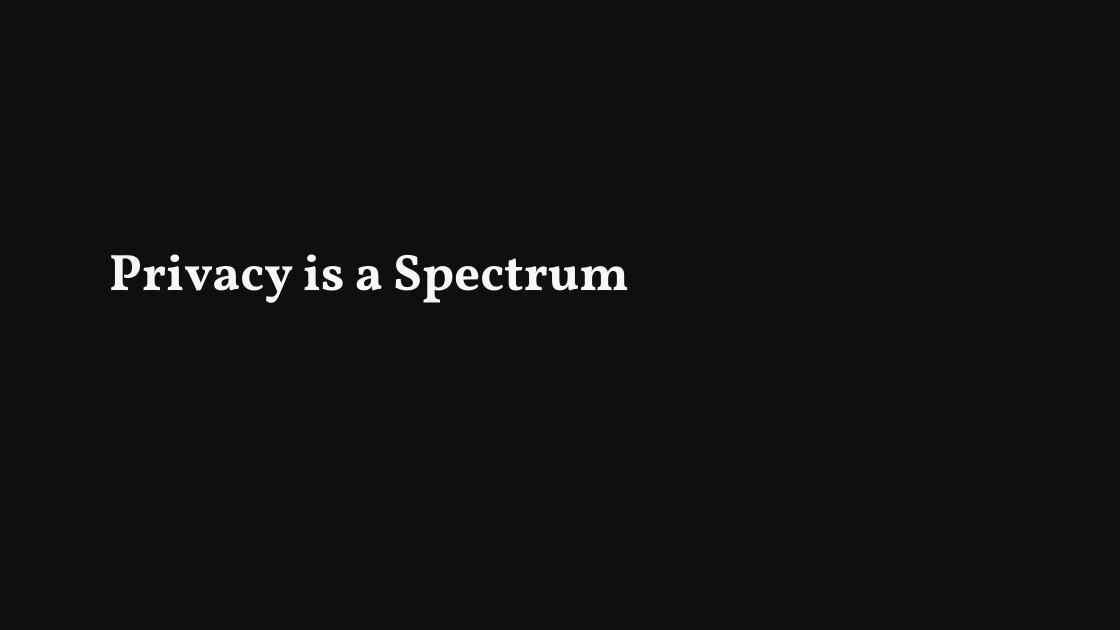
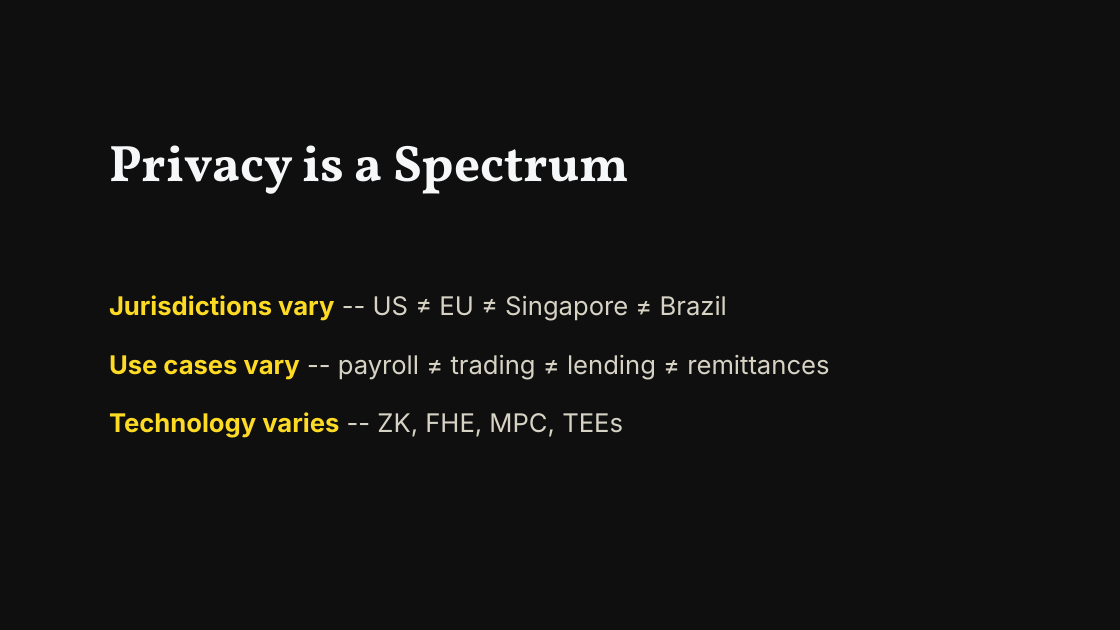
Before and after one commit to tomerweller/ethcc26-keynote-privacy, a slide deck: slide 4 of slides.pptx. Drawn at 1120x630 pixels with LibreOffice and Linux fonts; fonts in the diff are those of the drawing. Boxes give left, top, right and bottom in pixels: in the first picture for what was removed or moved away, otherwise in the second. Text is boxed around its words. In the diff, an @@ line names an element or a change of style, - is before the commit and + after.

```diff
--- a/slides.pptx
+++ b/slides.pptx
@@ text "Privacy is a Spectrum": place and size @@
-text "Privacy is a Spectrum" at bbox=[109, 254, 629, 303]
+text "Privacy is a Spectrum" at bbox=[109, 145, 629, 194]
@@ text added at bbox=[109, 295, 727, 321], 22 pt, text #D6D2C4 @@
+Jurisdictions vary -- US ≠ EU ≠ Singapore ≠ Brazil
@@ text added at bbox=[109, 355, 829, 379], 22 pt, text #D6D2C4 @@
+Use cases vary -- payroll ≠ trading ≠ lending ≠ remittances
@@ text added at bbox=[109, 412, 623, 438], 22 pt, text #D6D2C4 @@
+Technology varies -- ZK, FHE, MPC, TEEs
```
Also in this commit, not shown: 2 other files.
